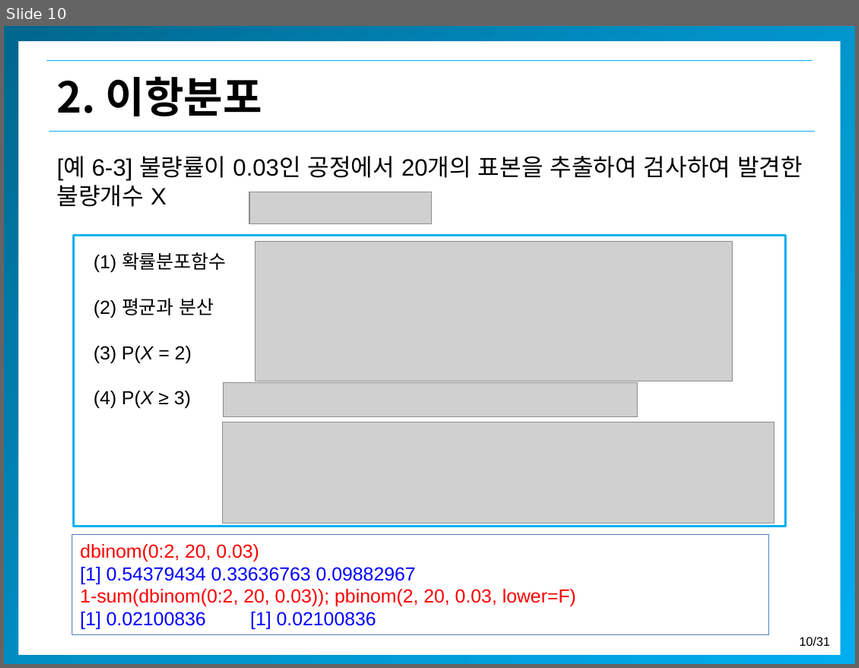
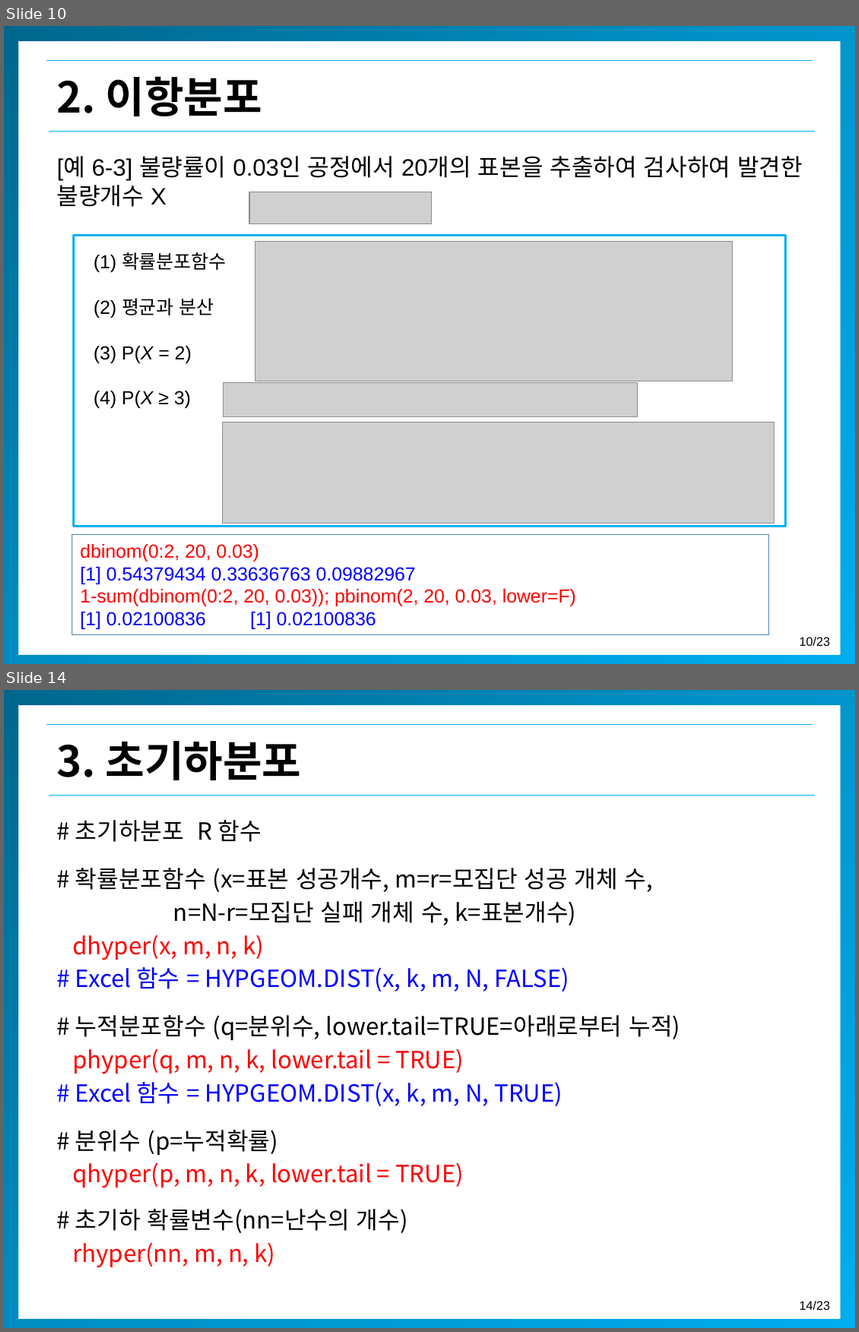
Before and after one commit to misdb/statistics, a slide deck: .gitbook/assets/chapter-04-3-kor (1).pptx. Shown one above the other, each under a label of ours: slide 10 before the commit, slides 10 and 14 after it; the slides between them are not shown. The pictures are 859x668 and 859x1332 pixels, drawn with LibreOffice and Linux fonts; fonts in the diff are those of the drawing; grey boxes stand for pictures; background and template pictures are left out. Boxes give left, top, right and bottom in pixels: in the first picture for what was removed or moved away, otherwise in the second. Text is boxed around its words. In the diff, an @@ line names an element or a change of style, - is before the commit and + after.

```diff
--- a/.gitbook/assets/chapter-04-3-kor (1).pptx
+++ b/.gitbook/assets/chapter-04-3-kor (1).pptx
@@ slide 14 added at <box>4,690,855,1328</box>, background #FFFFFF; not listed: 5 template elements that a slide beside it also shows @@
@@ text added at <box>57,741,302,780</box>, 36 pt, text #000000, bold @@
+3. 초기하분포
@@ text added at <box>73,820,680,1268</box>, 20 pt, text #000000 @@
+# 초기하분포 R 함수
+# 확률분포함수 (x=표본 성공개수, m=r=모집단 성공 개체 수,
+n=N-r=모집단 실패 개체 수, k=표본개수)
+dhyper(x, m, n, k)
+# Excel 함수 = HYPGEOM.DIST(x, k, m, N, FALSE)
+# 누적분포함수 (q=분위수, lower.tail=TRUE=아래로부터 누적)
+phyper(q, m, n, k, lower.tail = TRUE)
+# Excel 함수 = HYPGEOM.DIST(x, k, m, N, TRUE)
+# 분위수 (p=누적확률)
+qhyper(p, m, n, k, lower.tail = TRUE)
+# 초기하 확률변수(nn=난수의 개수)
+rhyper(nn, m, n, k)
@@ page number at <box>800,637,831,646</box>: text changed @@
-10/31
+10/23
```
Also in this commit, not shown: 1 slide changed, 6 other slides added, 5 other files.
